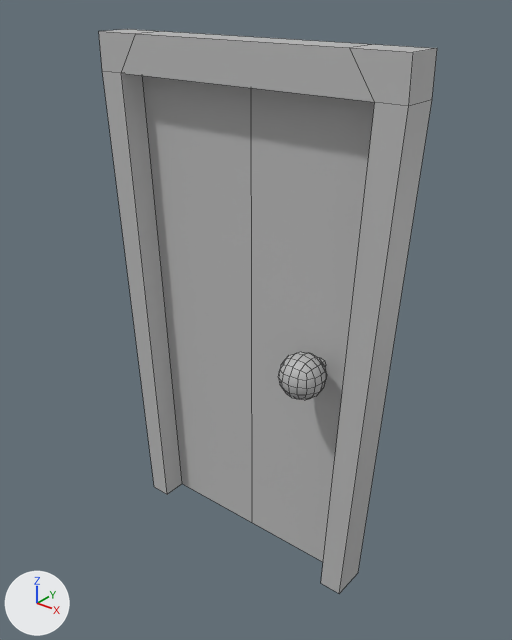
The FBX model Blockout/Assets/Assets/Props/House/SM_Door.fbx as it was, and as the next commit left it.
Both versions are drawn from a 50 mm camera at (1.86, -2.34, 2.63) aimed at (0.06, -0.09, 1.24). The lights are fixed; the arrows at lower left show +X, +Y and +Z. Mesh edges are drawn as thin lines. Where no turn or scale is listed for an object, it has been applied to the vertices.
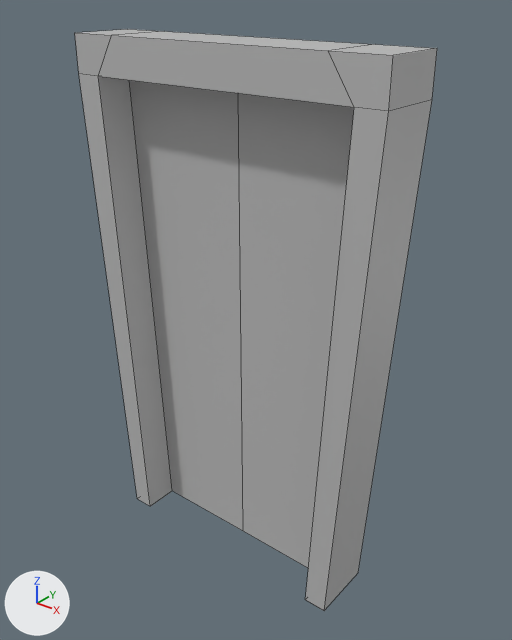
Where the change shows, as pixel boxes (x1, y1, x2, y2) in the pictures (512 x 640 px):
'pCube7', reshaped, moved (7% wider)
    before: (99, 29, 437, 593)
    after: (75, 29, 437, 611)
part 1 of me_mesh, rebuilt (7% wider)
    before: (99, 29, 437, 593)
    after: (75, 29, 437, 611)
part 2 of me_mesh, deleted
    before: (278, 352, 327, 400)

What the commit changed:
me_mesh is used by ob_pcube7; location (0.0, -0.05, 0.0).
me_mesh had 139 vertices, 125 faces and spanned x -0.75..0.75, y -0.24..0.05, z 0.0..2.41.
me_mesh no longer uses material mat_lambert14 (grey #bcbcbc).
me_mesh now has 26 vertices, 17 faces and spans x -0.75..0.75, y -0.3..0.0, z 0.0..2.41.
me_mesh part 1: the loose piece of 26 vertices spanning x -0.75..0.75, y -0.12..0.05, z 0.0..2.41 is rebuilt with 26 vertices and now spans x -0.75..0.75, y -0.3..0.0, z 0.0..2.41.
me_mesh part 2: the loose piece of 113 vertices spanning x 0.29..0.49, y -0.24..0.0, z 1.01..1.21 is deleted.
me_mesh part 3: the surface is now shaded flat.
Object 'pCube7' (ob_pcube7) moves from (0.0, -0.05, 0.0) to (0.0, 0.0, 0.0).
